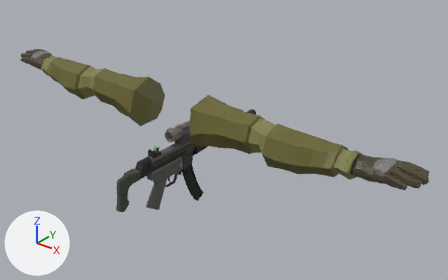
The FBX model proj/Assets/Models/FBX Files/NP5.fbx: old version first, new version second.
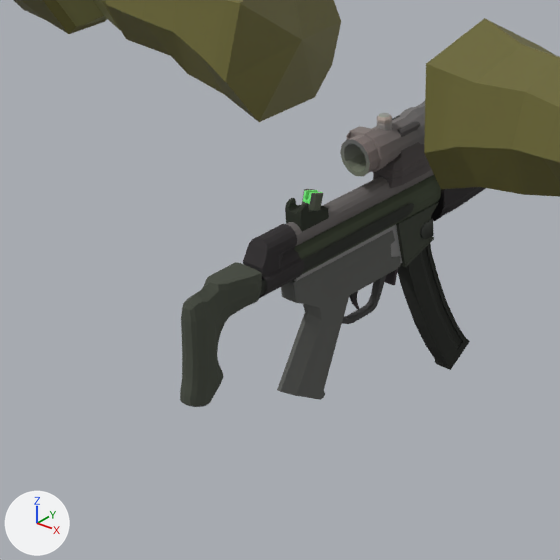
Each version is shown whole from a 50 mm lens placed at (1.675, -1.811, 1.337), pointed at (0.143, 0.104, 0.15), then close up on the part from 14% to 52% of the width and 32% to 92% of the height. Arrows for +X, +Y and +Z are at lower left; the lights stay in place. Where no turn or scale is listed for an object, it has been applied to the vertices.

The scene before the commit, as lines of its bpy script (objects in view):
```python
me_cube = bpy.data.meshes.new('Cube')
me_cube.from_pydata(...)  # 1350 vertices, 1271 faces; spans x -0.049..0.024, y -0.408..0.318, z -0.194..0.186
me_cube.materials.append(mat_material)  # picture img_blender_palette_png
me_cube_006 = bpy.data.meshes.new('Cube.006')
me_cube_006.from_pydata(...)  # 96 vertices, 91 faces; spans x -0.023..0.023, y -0.0432..0.068, z 0.1378..0.214
# faces by material slot: [90, 1]
me_cube_006.materials.append(mat_material)  # picture img_blender_palette_png
me_cube_006.materials.append(mat_holo)  # white #e7e7e7
me_cube_007 = bpy.data.meshes.new('Cube.007')
me_cube_007.from_pydata(...)  # 350 vertices, 328 faces; spans x -0.034..0.027, y -0.092..0.07, z 0.141..0.235
# faces by material slot: [327, 1]
me_cube_007.materials.append(mat_material)  # picture img_blender_palette_png
me_cube_007.materials.append(mat_acog)  # white #e7e7e7
ob_np5 = bpy.data.objects.new('NP5', me_cube)
ob_np5.location = (0.0, 0.0, 0.0)
ob_sight_acog = bpy.data.objects.new('Sight_Acog', me_cube_007)
ob_sight_acog.location = (0.0, 0.0, 0.0)
ob_sight_holo = bpy.data.objects.new('Sight_Holo', me_cube_006)
ob_sight_holo.location = (0.0, 0.0, 0.0)
# also in view: 'Gloves and Jacket' at (0.0, -0.027, 0.303); 'Underbarrel_Flashlight' at (0.0, 0.194, 0.08)
```
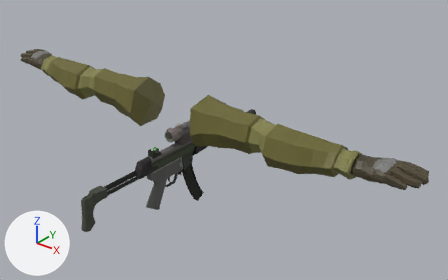
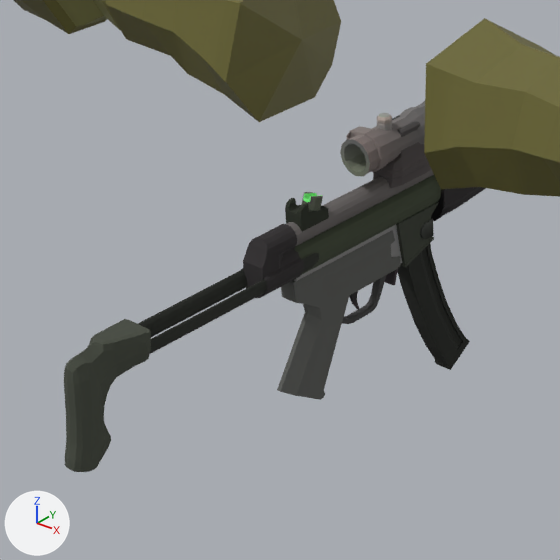
Patch to the scene script:
```diff
--- a/proj/Assets/Models/FBX Files/NP5.fbx.py
+++ b/proj/Assets/Models/FBX Files/NP5.fbx.py
@@ me_cube @@
 # used by ob_np5; location = (0.0, 0.0, 0.0)
-me_cube.from_pydata(...)  # 1350 vertices, 1271 faces; spans x -0.049..0.024, y -0.408..0.318, z -0.194..0.186
+me_cube.from_pydata(...)  # 1352 vertices, 1274 faces; spans x -0.049..0.024, y -0.588..0.318, z -0.194..0.186
+# me_cube part 1: the loose piece of 205 vertices spanning x -0.024..0.024, y -0.408..-0.286, z -0.033..0.125 is moved by (0.0, -0.18, 0.0)
+# me_cube part 2: the loose piece of 36 vertices spanning x -0.021..-0.012, y -0.3..-0.004, z 0.083..0.105 is moved by (0.0, -0.18, 0.0)
+# me_cube part 3: the loose piece of 36 vertices spanning x 0.012..0.021, y -0.3..-0.004, z 0.083..0.105 is moved by (0.0, -0.18, 0.0)
+# me_cube part 4
+# 10 vertices are removed from x -0.003..0.003, y -0.188..-0.158, z 0.15..0.18
+# 18 faces are deleted
+# 12 vertices in x -0.012..0.012, y -0.178..-0.158, z 0.173..0.18 move by (0.0, -0.001, -0.004)
+# 8 vertices in x -0.012..0.012, y -0.182..-0.161, z 0.163..0.17 move by (0.0, 0.0, -0.001)
+# 4 vertices in x -0.011..0.011, y -0.177..-0.161, z 0.163..0.169 move by (0.0, -0.001, -0.001)
+# 4 vertices move from x -0.011..0.011, y -0.183..-0.166, z 0.164..0.17 to x -0.011..0.011, y -0.183..-0.166, z 0.164..0.168
+# 12 vertices are added at x -0.005..0.005, y -0.182..-0.159, z 0.163..0.176
+# 21 new faces join them
 me_cube.materials.append(mat_material)
```

Changed parts and their boxes [x1, y1, x2, y2] in the close-ups (560 x 560 px; the box of a moved part takes in the faces that stretch with it):
'NP5', reshaped (40% wider, 27% taller)
    before: [180, 170, 470, 407]
    after: [64, 170, 470, 472]
part 1 of me_cube, moved or reshaped
    before: [180, 262, 262, 407]
    after: [64, 319, 151, 472]
part 2 of me_cube, moved or reshaped (not visible before)
    after: [138, 269, 247, 337]
part 3 of me_cube, moved or reshaped
    before: [260, 203, 414, 295]
    after: [150, 253, 319, 354]
part 4 of me_cube, moved or reshaped
    before: [302, 189, 323, 205]
    after: [302, 192, 323, 205]
